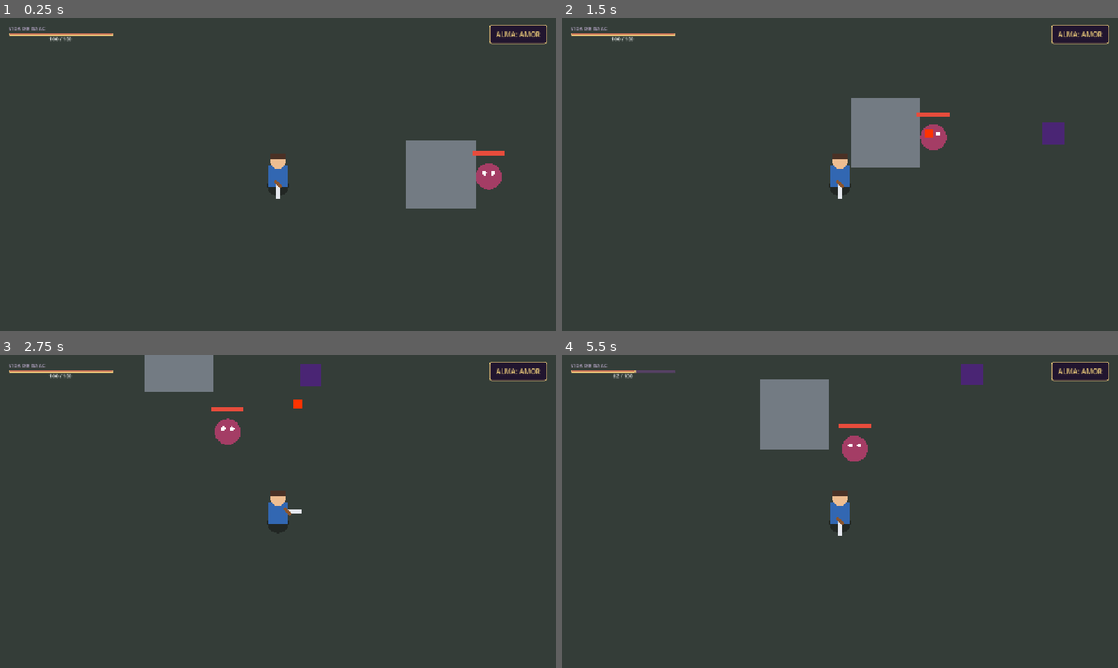
Above: before the commit, frames 1-4 (two rows, left to right).
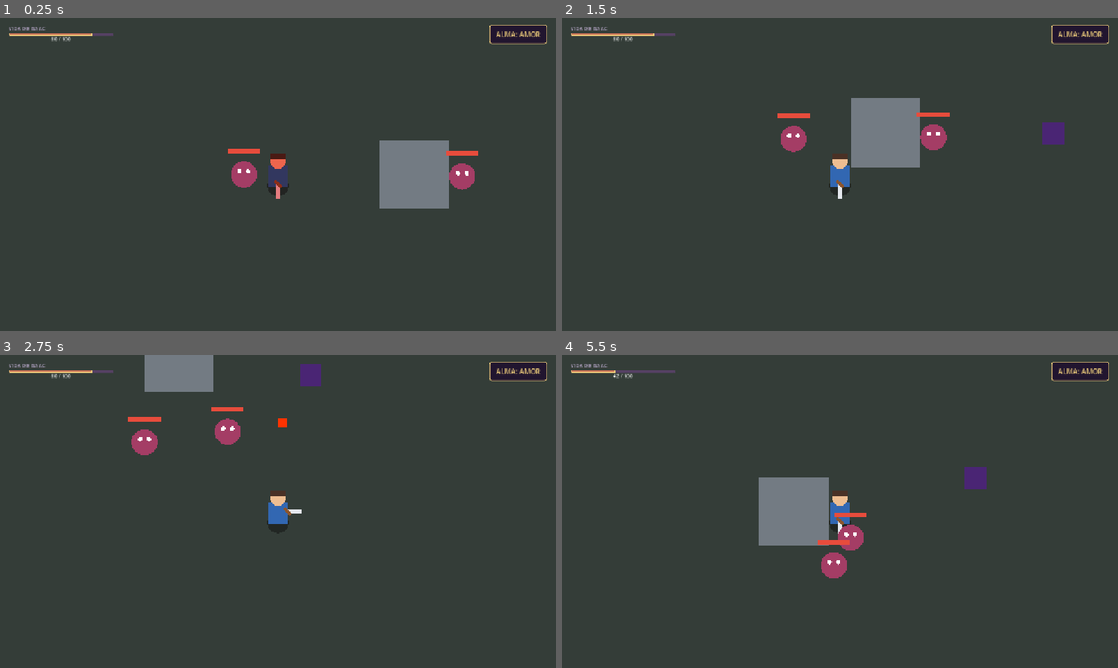
Above: after the commit, the same moments.

Repository: TheIsaac503/LaCascaraDelHeroe
Game: Godot game, scene res://scenes/main/Main.tscn
The game is run twice, just before and just after one commit, with the same random seed, the same clock (stepped at 60 frames per second) and the same inputs. This scene is started directly instead of the project's main scene.
Inputs (mouse positions are in pixels of both pictures, inside the frame that each line leads up to):
- Up to frame 1 (0.25 s): no input
- Up to frame 2 (1.5 s): tap Enter at 0.5 s; move the mouse to (962, 158) at 0.52 s; press the mouse at (962, 158) at 0.53 s; hold D (move_right) 0.53-1.28 s; move the mouse to (728, 190) at 1.27 s; release the mouse at (728, 190) at 1.28 s; hold S (move_down) from 1.28 s (still down); click (728, 190) at 1.35 s
- Up to frame 3 (2.75 s): move the mouse to (333, 442) at 2.02 s; release S (move_down) at 2.03 s; press the mouse at (333, 442) at 2.03 s; hold D (move_right) from 2.03 s (still down)
- Up to frame 4 (5.5 s): move the mouse to (812, 574) at 2.77 s; release D (move_right) at 2.78 s; release the mouse at (812, 574) at 2.78 s; hold W (move_up) 2.78-3.53 s; click (812, 574) at 2.85 s; move the mouse to (1006, 558) at 3.52 s; press the mouse at (1006, 558) at 3.53 s; hold A (move_left) 3.53-5.03 s; move the mouse to (673, 464) at 4.27 s; release the mouse at (673, 464) at 4.28 s; click (673, 464) at 4.35 s; move the mouse to (867, 511) at 5.02 s; press the mouse at (867, 511) at 5.03 s; hold S (move_down) from 5.03 s (still down)

The runs differ from the first frame. In frame 1, 3.3% of the frame differs, in the area x 9-91%, y 4-61%; in frame 2, 0.5%; in frame 3, 0.6%; in frame 4, 7.2%, in the area x 9-77%, y 2-72%.

Commit message:
Guardado de minijefes

Diff:
--- /dev/null
+++ b/scenes/entities/bosses/Acalenia.tscn
@@ -0,0 +1,15 @@
+[gd_scene format=3 uid="uid://bnay6vn5ja7iv"]
+
+[ext_resource type="Script" uid="uid://b8fedw38n2yxg" path="res://scripts/enemy.gd" id="1_qv4hy"]
+
+[sub_resource type="CircleShape2D" id="CircleShape2D_2h3w7"]
+radius = 18.0
+
+[node name="CharacterBody2D" type="CharacterBody2D" unique_id=1222894567]
+script = ExtResource("1_qv4hy")
+speed = 75.0
+max_health = 200
+contact_damage = 20
+
+[node name="CollisionShape2D" type="CollisionShape2D" parent="." unique_id=913429439]
+shape = SubResource("CircleShape2D_2h3w7")
--- /dev/null
+++ b/scenes/entities/bosses/Radius.tscn
@@ -0,0 +1,15 @@
+[gd_scene format=3 uid="uid://dmak46y7l1xvg"]
+
+[ext_resource type="Script" uid="uid://b8fedw38n2yxg" path="res://scripts/enemy.gd" id="1_atgxx"]
+
+[sub_resource type="CircleShape2D" id="CircleShape2D_2h3w7"]
+radius = 18.0
+
+[node name="CharacterBody2D" type="CharacterBody2D" unique_id=1222894567]
+script = ExtResource("1_atgxx")
+speed = 75.0
+max_health = 200
+contact_damage = 20
+
+[node name="CollisionShape2D" type="CollisionShape2D" parent="." unique_id=913429439]
+shape = SubResource("CircleShape2D_2h3w7")
--- a/scenes/main/Main.tscn
+++ b/scenes/main/Main.tscn
@@ -132,8 +132,4 @@
 [node name="WorldManager" type="Node2D" parent="." unique_id=1345317701]
 script = ExtResource("5_dc040")
 
-[node name="Amor_Sector" type="Node2D" parent="." unique_id=1262567467 groups=["sectors"]]
-
-[node name="Ira_Sector" type="Node2D" parent="." unique_id=2050588248 groups=["sectors"]]
-
 [connection signal="pressed" from="HUD/AttackButton" to="Isaac" method="_on_attack_button_pressed"]
--- a/scenes/sectors/Amor_Sector.tscn
+++ b/scenes/sectors/Amor_Sector.tscn
@@ -7,6 +7,7 @@
 
 [node name="Amor_Sector" type="Node2D" unique_id=1492852654]
 script = ExtResource("1_pme2k")
+sector_type = "Amor"
 
 [node name="Ground" type="TileMapLayer" parent="." unique_id=1640786934]
 
--- a/scenes/sectors/Bondad_Sector.tscn
+++ b/scenes/sectors/Bondad_Sector.tscn
@@ -1,6 +1,10 @@
 [gd_scene format=3 uid="uid://ljtxbt2jlq01"]
 
+[ext_resource type="Script" uid="uid://br6r35xgm54it" path="res://scripts/sector_controller.gd" id="1_3n7l4"]
+
 [node name="Bondad_Sector" type="Node2D" unique_id=1492852654 groups=["sectors"]]
+script = ExtResource("1_3n7l4")
+sector_type = "Bondad"
 
 [node name="Ground" type="TileMapLayer" parent="." unique_id=1640786934]
 
--- a/scenes/sectors/Creatividad_Sector.tscn
+++ b/scenes/sectors/Creatividad_Sector.tscn
@@ -1,6 +1,10 @@
 [gd_scene format=3 uid="uid://cddnhxv5elyrl"]
 
+[ext_resource type="Script" uid="uid://br6r35xgm54it" path="res://scripts/sector_controller.gd" id="1_bc3im"]
+
 [node name="Creatividad_Sector" type="Node2D" unique_id=1492852654]
+script = ExtResource("1_bc3im")
+sector_type = "Creatividad"
 
 [node name="Ground" type="TileMapLayer" parent="." unique_id=1640786934]
 
--- a/scenes/sectors/Hermandad_Sector.tscn
+++ b/scenes/sectors/Hermandad_Sector.tscn
@@ -1,6 +1,10 @@
 [gd_scene format=3 uid="uid://biqey723wk1st"]
 
+[ext_resource type="Script" uid="uid://br6r35xgm54it" path="res://scripts/sector_controller.gd" id="1_36qnk"]
+
 [node name="Hermandad_Sector" type="Node2D" unique_id=1492852654]
+script = ExtResource("1_36qnk")
+sector_type = "Hermandad"
 
 [node name="Ground" type="TileMapLayer" parent="." unique_id=1640786934]
 
--- a/scenes/sectors/Honor_Sector.tscn
+++ b/scenes/sectors/Honor_Sector.tscn
@@ -1,6 +1,10 @@
 [gd_scene format=3 uid="uid://bpc2kfds1mnel"]
 
+[ext_resource type="Script" uid="uid://br6r35xgm54it" path="res://scripts/sector_controller.gd" id="1_pta6m"]
+
 [node name="Honor_Sector" type="Node2D" unique_id=1492852654]
+script = ExtResource("1_pta6m")
+sector_type = "Honor"
 
 [node name="Ground" type="TileMapLayer" parent="." unique_id=1640786934]
 
--- a/scenes/sectors/Ira_Sector.tscn
+++ b/scenes/sectors/Ira_Sector.tscn
@@ -1,6 +1,9 @@
 [gd_scene format=3 uid="uid://coaprmgluv70j"]
 
+[ext_resource type="Script" uid="uid://br6r35xgm54it" path="res://scripts/sector_controller.gd" id="1_5x0qb"]
+
 [node name="Ira_Sector" type="Node2D" unique_id=1492852654]
+script = ExtResource("1_5x0qb")
 
 [node name="Ground" type="TileMapLayer" parent="." unique_id=1640786934]
 
--- a/scenes/sectors/Orgullo_Sector.tscn
+++ b/scenes/sectors/Orgullo_Sector.tscn
@@ -1,6 +1,10 @@
 [gd_scene format=3 uid="uid://cjdeo34pgybh5"]
 
+[ext_resource type="Script" uid="uid://br6r35xgm54it" path="res://scripts/sector_controller.gd" id="1_vl4c8"]
+
 [node name="Orgullo_Sector" type="Node2D" unique_id=1492852654 groups=["sectors"]]
+script = ExtResource("1_vl4c8")
+sector_type = "Orgullo"
 
 [node name="Ground" type="TileMapLayer" parent="." unique_id=1640786934]
 
